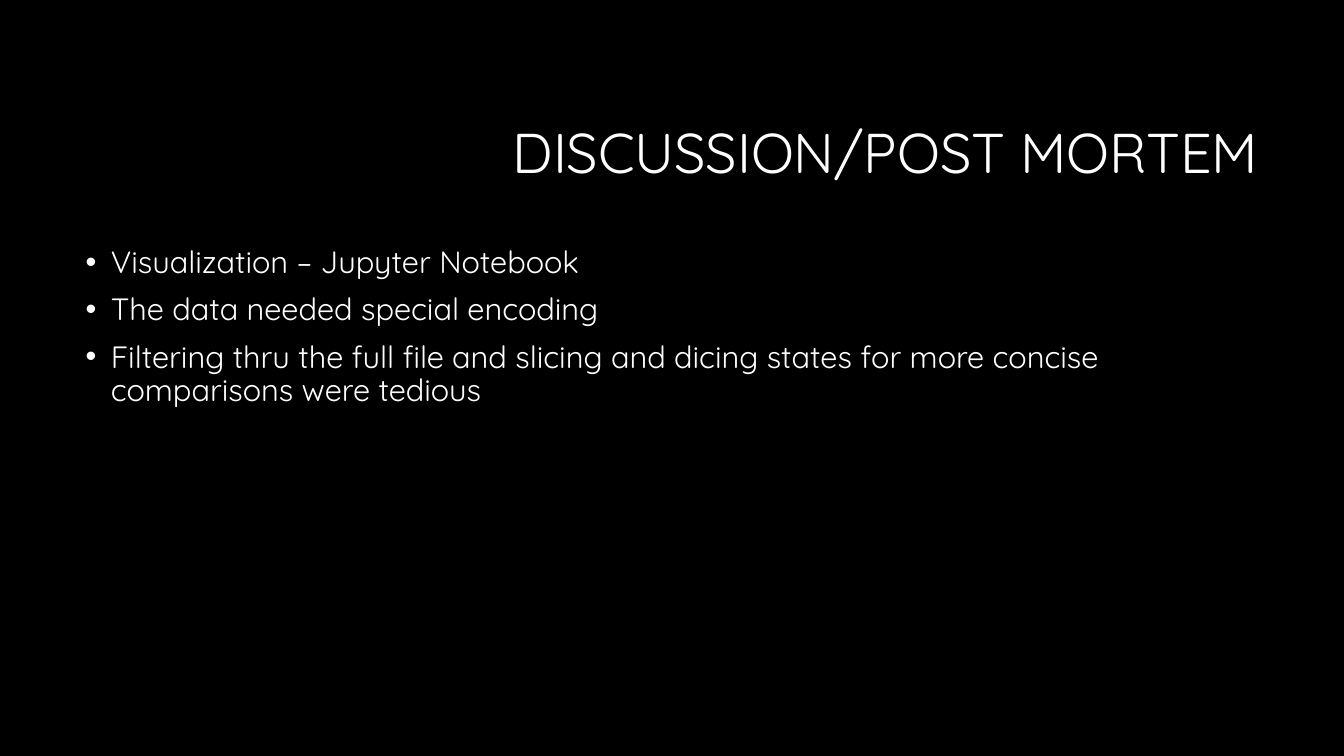
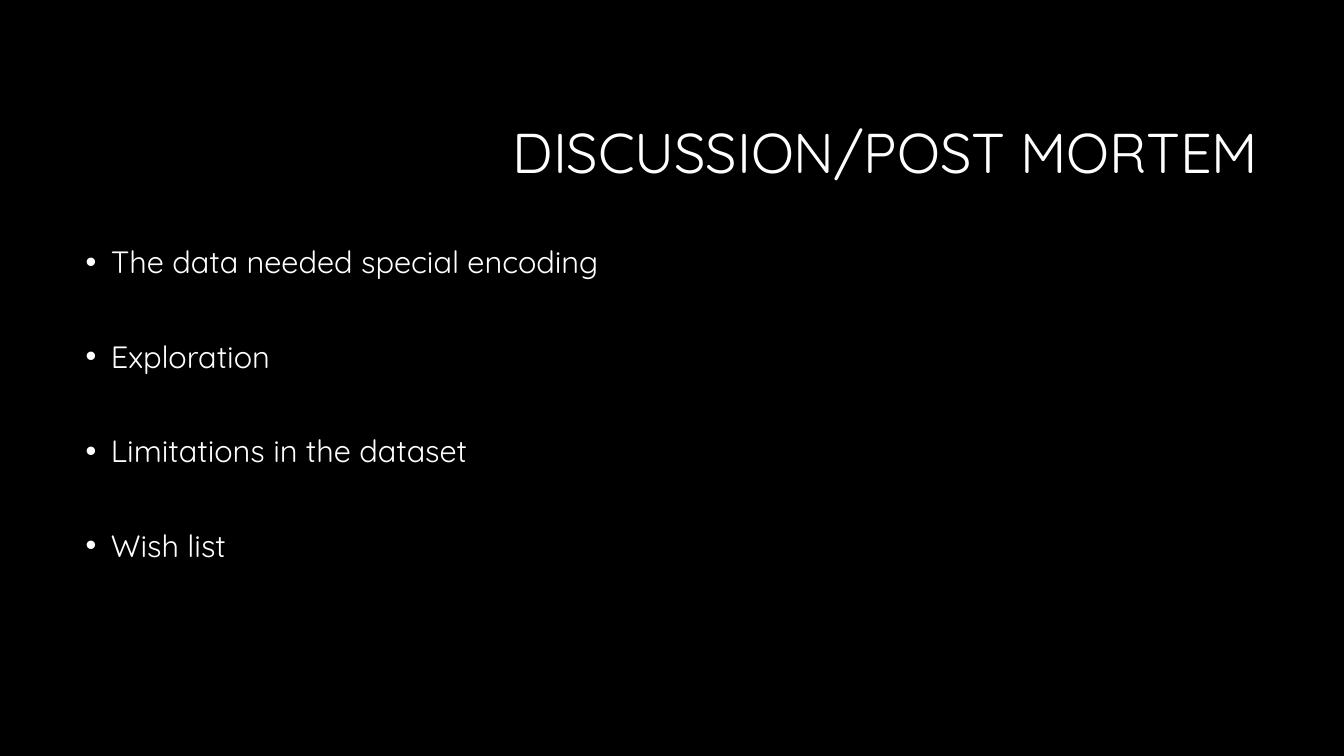
Before and after one commit to nvhabib91/project1, a slide deck: slide 11 of Presentation - Project 1.pptx. Drawn at 1344x756 pixels with LibreOffice and Linux fonts; fonts in the diff are those of the drawing; background and template pictures are left out. Boxes give left, top, right and bottom in pixels: in the first picture for what was removed or moved away, otherwise in the second. Text is boxed around its words. In the diff, an @@ line names an element or a change of style, - is before the commit and + after.

Commit message:
attempting 2 pptx update again

```diff
--- a/Presentation - Project 1.pptx
+++ b/Presentation - Project 1.pptx
@@ text at [111,250,579,279]: paragraph removed @@
-• Visualization – Jupyter Notebook
@@ text at [111,345,467,558]: text changed @@
-• Filtering thru the full file and slicing and dicing states for more concise comparisons were tedious
+• Exploration
+• Limitations in the dataset
+• Wish list
```
Also in this commit, not shown: 4 other files.
